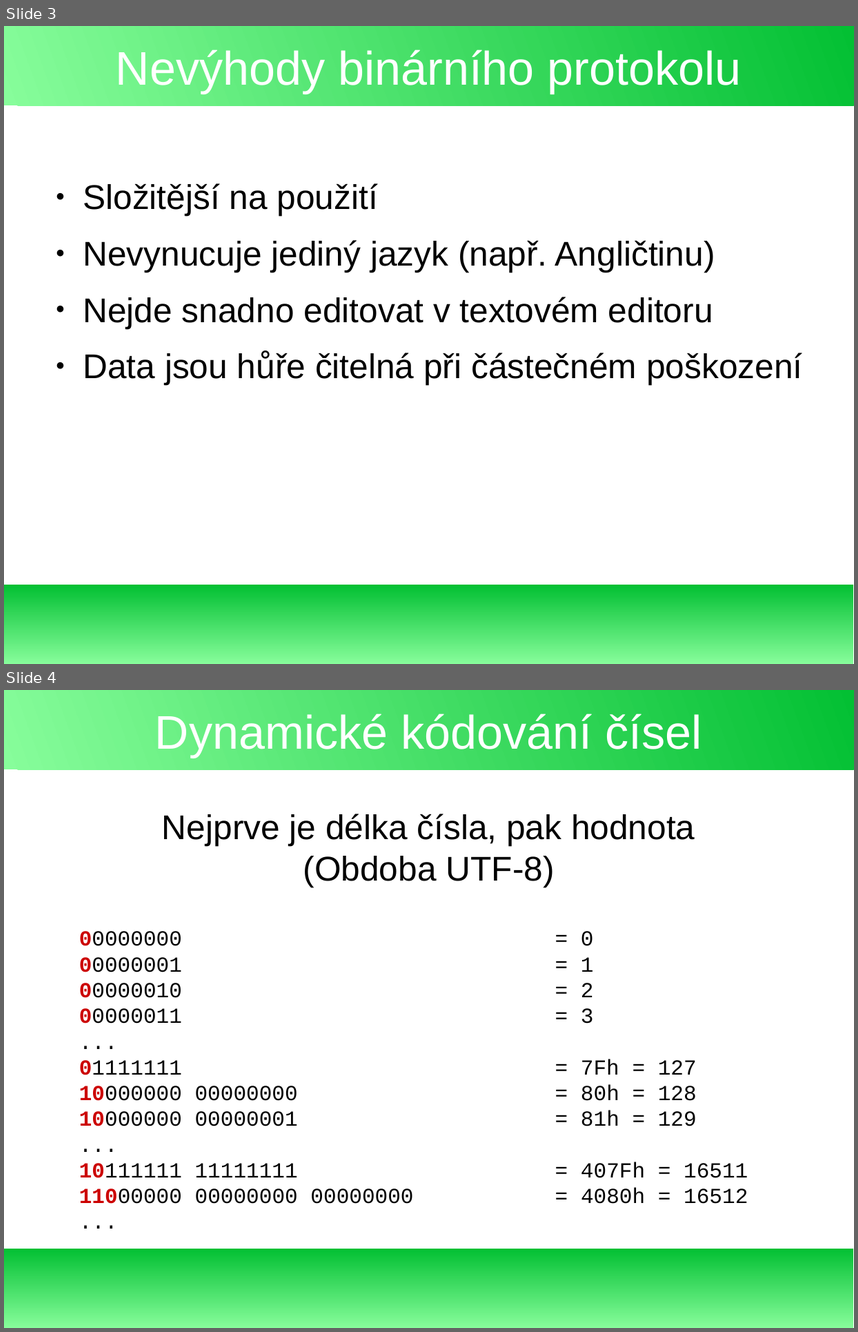
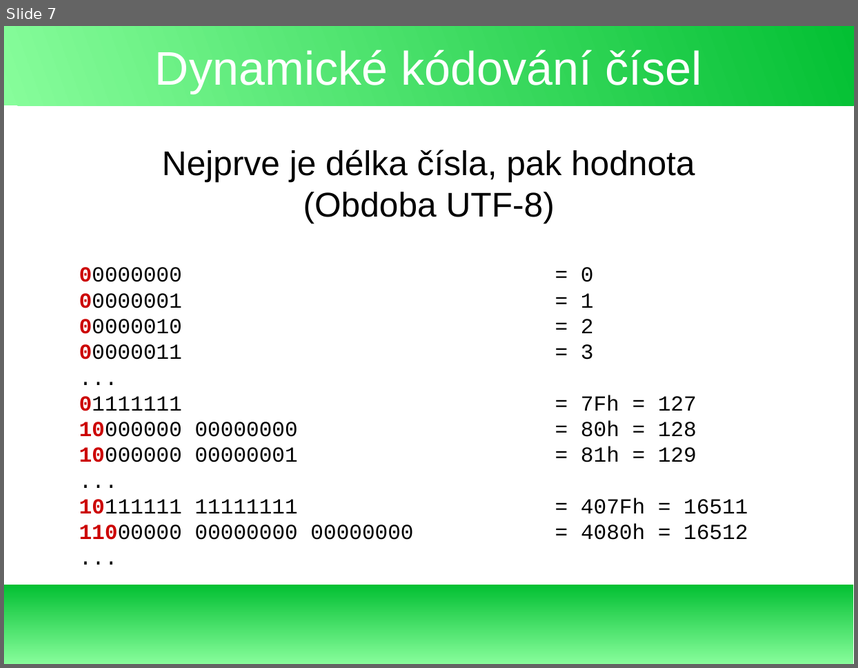
Before and after one commit to exbin/xbup-doc, a slide deck: presentation/xbup-introduction_cs_CZ.odp. Shown one above the other, each under a label of ours: slides 3 and 4 before the commit, slide 7 after it. The pictures are 858x1332 and 858x668 pixels, drawn with LibreOffice and Linux fonts; fonts in the diff are those of the drawing. Boxes give left, top, right and bottom in pixels: in the first picture for what was removed or moved away, otherwise in the second. Text is boxed around its words. In the diff, an @@ line names an element or a change of style, - is before the commit and + after.

```diff
--- a/presentation/xbup-introduction_cs_CZ.odp
+++ b/presentation/xbup-introduction_cs_CZ.odp
@@ slide 3 removed at (4, 26, 854, 664), background #FFFFFF; not listed: 2 template elements that a slide beside it also shows @@
@@ title removed at (116, 49, 742, 93) @@
-Nevýhody binárního protokolu
@@ text removed at (83, 183, 802, 385) @@
-● Složitější na použití
-● Nevynucuje jediný jazyk (např. Angličtinu)
-● Nejde snadno editovat v textovém editoru
-● Data jsou hůře čitelná při částečném poškození
@@ what was slide 4 is now slide 7 @@
```
Also in this commit, not shown: 6 slides added, 2 other slides removed, 1 other file.
